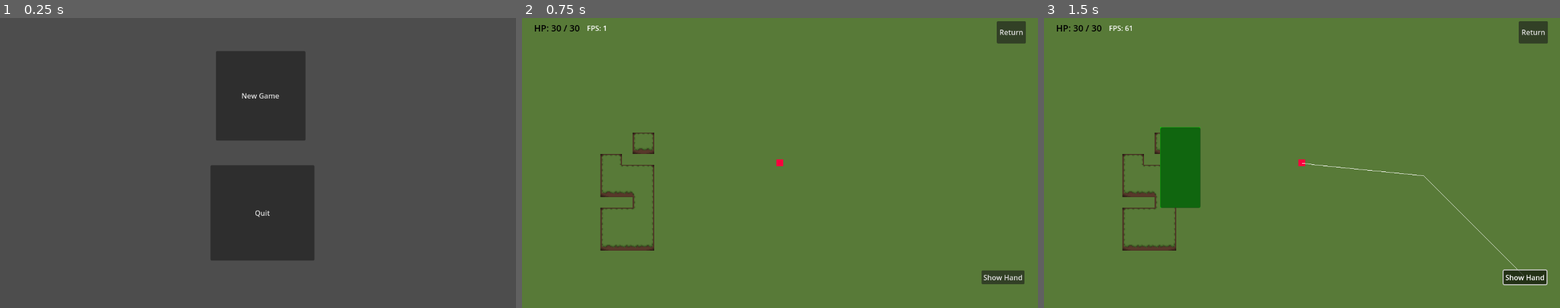
Above: before the commit, frames 1-3 (left to right).
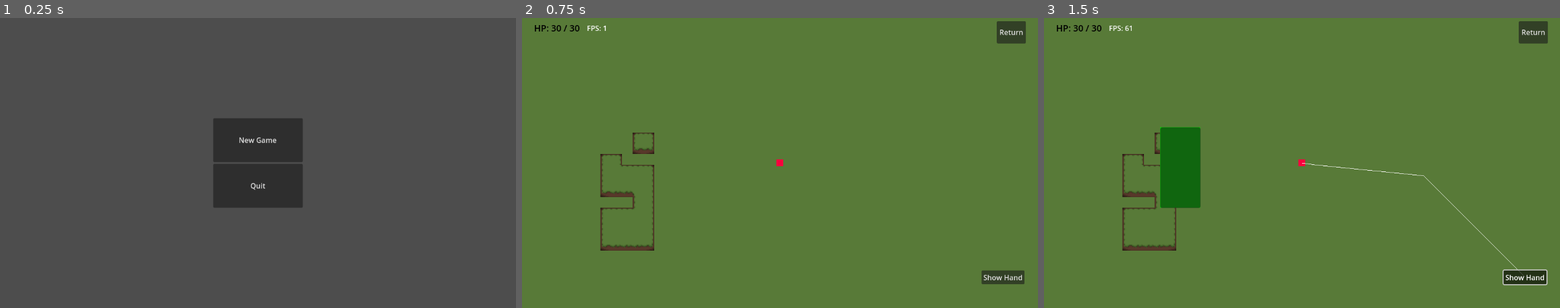
Above: after the commit, the same moments.

Repository: ftschirpke/wizards-and-warriors
Game: Godot game, scene res://scenes/menus/main_menu.tscn
Same seed, same stepped clock (60 frames per second), same inputs: the game is played once before the commit and once after it.
Inputs:
- Up to frame 1 (0.25 s): no input
- Up to frame 2 (0.75 s): click "New Game" at 0.5 s
- Up to frame 3 (1.5 s): click "Show Hand" at 1.25 s

The runs differ from the first frame. In frame 1, 9.3% of the frame differs, in the area x 40-61%, y 11-84%; in frame 2, nothing differs; in frame 3, nothing differs.

Commit message:
refactor: gdformat formatting

Diff:
--- /dev/null
+++ b/assets/main_menu_theme.tres
@@ -0,0 +1,3 @@
+[gd_resource type="Theme" format=3 uid="uid://7mlqn3uyekwk"]
+
+[resource]
--- /dev/null
+++ b/assets/main_theme.tres
@@ -0,0 +1,3 @@
+[gd_resource type="Theme" format=3 uid="uid://btp8qjf63v84o"]
+
+[resource]
--- a/game_elements/cards/Green_card.gd
+++ b/game_elements/cards/Green_card.gd
@@ -3,7 +3,7 @@
 
 # Called when the node enters the scene tree for the first time.
 func _ready():
-	pass # Replace with function body.
+	pass  # Replace with function body.
 
 
 # Called every frame. 'delta' is the elapsed time since the previous frame.
--- a/game_elements/cards/card.gd
+++ b/game_elements/cards/card.gd
@@ -13,6 +13,7 @@
 @export var card_size: Vector2
 @export var card_attribute: int
 
+
 func _ready() -> void:
 	self.position = card_location
 	card_location_origin = card_location
@@ -20,14 +21,17 @@
 	card_button.size = card_size
 	color_rect.size = card_size
 
+
 func _physics_process(_delta) -> void:
-	if(dragged):
+	if dragged:
 		self.position = get_global_mouse_position()
 	else:
-		self.position  = card_location_origin
+		self.position = card_location_origin
+
 
 func _on_card_button_button_down() -> void:
 	dragged = true
 
+
 func _on_card_button_button_up() -> void:
 	dragged = false
--- a/game_elements/cards/card_attack.gd
+++ b/game_elements/cards/card_attack.gd
@@ -1,15 +1,13 @@
 extends Node2D
 
 
-func playcard(character:CharacterBody2D) -> void:
+func playcard(character: CharacterBody2D) -> void:
 	pass
-
-
 
 
 # Called when the node enters the scene tree for the first time.
 func _ready():
-	pass # Replace with function body.
+	pass  # Replace with function body.
 
 
 # Called every frame. 'delta' is the elapsed time since the previous frame.
--- a/game_elements/cards/color_card.gd
+++ b/game_elements/cards/color_card.gd
@@ -2,19 +2,19 @@
 
 class_name newcard
 
-var spawn_loc:Vector2
-var hex_color:int
+var spawn_loc: Vector2
+var hex_color: int
 
 
-func _init(spawn_loc=Vector2(0,0), hex_color = 004800)->void:
-	var color =  Color.hex(hex_color)
+func _init(spawn_loc = Vector2(0, 0), hex_color = 004800) -> void:
+	var color = Color.hex(hex_color)
 	set_modulate(color)
 	position = spawn_loc
 
 
 # Called when the node enters the scene tree for the first time.
 func _ready():
-	pass # Replace with function body.
+	pass  # Replace with function body.
 
 
 # Called every frame. 'delta' is the elapsed time since the previous frame.
--- a/game_elements/cards/deck.gd
+++ b/game_elements/cards/deck.gd
@@ -2,5 +2,6 @@
 
 var deck: Array = []
 
+
 func _ready():
 	deck.append(5)
--- a/game_elements/characters/Player.gd
+++ b/game_elements/characters/Player.gd
@@ -4,29 +4,30 @@
 @onready var nav_agent := $NavigationAgent2D as NavigationAgent2D
 @onready var timer := $Timer as Timer
 
-const SPEED:float = 100.0
-const CHAR_SPEED:int = 10
+const SPEED: float = 100.0
+const CHAR_SPEED: int = 10
 const HP_MAX: int = 30
 
-var target_loc: = Vector2(0,0)
-var current_loc:Vector2
+var target_loc := Vector2(0, 0)
+var current_loc: Vector2
 
-var vel:float
-var move:bool = false
+var vel: float
+var move: bool = false
 
-var char_speedtemp:int
-var hp_current:int = HP_MAX
+var char_speedtemp: int
+var hp_current: int = HP_MAX
+
 
 func _physics_process(delta: float) -> void:
 	var dir = to_local(nav_agent.get_next_path_position()).normalized()
 	velocity = dir * SPEED * delta * 50
-	if( (position - target_loc).length() <= (velocity*delta).length()  and move):
+	if (position - target_loc).length() <= (velocity * delta).length() and move:
 		move = false
 		position = target_loc
-	elif(char_speedtemp == 0):
+	elif char_speedtemp == 0:
 		move = false
 
-	if(move):
+	if move:
 		move_and_slide()
 
 
@@ -34,8 +35,8 @@
 	nav_agent.target_position = target_loc
 	move = false
 
+
 func _input(event):
-
 	if event is InputEventMouseButton:
 		if event.button_index == MOUSE_BUTTON_LEFT and event.pressed:
 			target_loc = get_global_mouse_position()
@@ -48,10 +49,10 @@
 
 
 func _on_timer_timeout():
-	if(move):
-		char_speedtemp = char_speedtemp -1
+	if move:
+		char_speedtemp = char_speedtemp - 1
 		print(char_speedtemp)
-		if(char_speedtemp == 0):
+		if char_speedtemp == 0:
 			timer.stop()
 
 
--- a/scenes/levels/prototype_level.gd
+++ b/scenes/levels/prototype_level.gd
@@ -1,11 +1,12 @@
 extends Node2D
-var playing_card_scene: = preload("res://game_elements/cards/playing_card.tscn")
+var playing_card_scene := preload("res://game_elements/cards/playing_card.tscn")
+
 
 func _on_button_pressed():
-    get_tree().change_scene_to_file("res://scenes/menus/main_menu.tscn")
+	get_tree().change_scene_to_file("res://scenes/menus/main_menu.tscn")
 
 
 func _on_show_cards_toggled(button_pressed):
-    if(button_pressed):
-        var new_card: playing_card = playing_card_scene.instantiate() as playing_card
-        add_child(new_card)
+	if button_pressed:
+		var new_card: playing_card = playing_card_scene.instantiate() as playing_card
+		add_child(new_card)
--- a/scenes/menus/main_menu.gd
+++ b/scenes/menus/main_menu.gd
@@ -1,7 +1 @@
-extends Node2D
-
-func _on_button_exit_pressed():
-	get_tree().quit()
-
-func _on_button_start_pressed():
-	get_tree().change_scene_to_file("res://scenes/levels/prototype_level.tscn")
+extends MarginContainer
--- a/scenes/menus/main_menu.tscn
+++ b/scenes/menus/main_menu.tscn
@@ -1,23 +1,35 @@
-[gd_scene load_steps=2 format=3 uid="uid://cjqqbatadariy"]
+[gd_scene load_steps=5 format=3 uid="uid://cjqqbatadariy"]
 
-[ext_resource type="Script" path="res://scenes/menus/main_menu.gd" id="1_c2iqd"]
+[ext_resource type="Theme" uid="uid://btp8qjf63v84o" path="res://assets/main_theme.tres" id="1_3txcl"]
+[ext_resource type="PackedScene" uid="uid://cgiy7wi5v62b" path="res://ui_elements/buttons/scene_transition_button.tscn" id="3_vqpee"]
+[ext_resource type="PackedScene" uid="uid://co6m41wl2bq2l" path="res://scenes/levels/prototype_level.tscn" id="4_cu50h"]
+[ext_resource type="PackedScene" uid="uid://dk251vjujpgje" path="res://ui_elements/buttons/quit_button.tscn" id="5_awvpw"]
 
-[node name="Main" type="Node2D"]
-script = ExtResource("1_c2iqd")
+[node name="MainMenu" type="MarginContainer"]
+anchors_preset = 15
+anchor_right = 1.0
+anchor_bottom = 1.0
+grow_horizontal = 2
+grow_vertical = 2
+theme = ExtResource("1_3txcl")
+theme_override_constants/margin_left = 100
+theme_override_constants/margin_top = 100
+theme_override_constants/margin_right = 100
+theme_override_constants/margin_bottom = 100
+metadata/_edit_use_anchors_ = true
 
-[node name="Button_start" type="Button" parent="."]
-offset_left = 482.0
-offset_top = 74.0
-offset_right = 682.0
-offset_bottom = 274.0
+[node name="MenuButtons" type="VBoxContainer" parent="."]
+custom_minimum_size = Vector2(200, 200)
+layout_mode = 2
+size_flags_horizontal = 4
+size_flags_vertical = 4
+alignment = 1
+
+[node name="StartButton" parent="MenuButtons" instance=ExtResource("3_vqpee")]
+layout_mode = 2
 text = "New Game"
+scene = ExtResource("4_cu50h")
 
-[node name="Button_exit" type="Button" parent="."]
-offset_left = 470.0
-offset_top = 329.0
-offset_right = 702.0
-offset_bottom = 542.0
+[node name="QuitButton" parent="MenuButtons" instance=ExtResource("5_awvpw")]
+layout_mode = 2
 text = "Quit"
-
-[connection signal="pressed" from="Button_start" to="." method="_on_button_start_pressed"]
-[connection signal="pressed" from="Button_exit" to="." method="_on_button_exit_pressed"]
--- /dev/null
+++ b/ui_elements/buttons/quit_button.gd
@@ -0,0 +1,5 @@
+extends Button
+
+
+func _on_pressed() -> void:
+	get_tree().quit()
--- /dev/null
+++ b/ui_elements/buttons/quit_button.tscn
@@ -0,0 +1,10 @@
+[gd_scene load_steps=2 format=3 uid="uid://dk251vjujpgje"]
+
+[ext_resource type="Script" path="res://ui_elements/buttons/quit_button.gd" id="1_fsv8h"]
+
+[node name="quit_button" type="Button"]
+size_flags_horizontal = 3
+size_flags_vertical = 3
+script = ExtResource("1_fsv8h")
+
+[connection signal="pressed" from="." to="." method="_on_pressed"]
--- /dev/null
+++ b/ui_elements/buttons/scene_transition_button.gd
@@ -0,0 +1,7 @@
+extends Button
+
+@export var scene: PackedScene
+
+
+func _on_pressed() -> void:
+	get_tree().change_scene_to_packed(scene)
--- /dev/null
+++ b/ui_elements/buttons/scene_transition_button.tscn
@@ -0,0 +1,12 @@
+[gd_scene load_steps=2 format=3 uid="uid://cgiy7wi5v62b"]
+
+[ext_resource type="Script" path="res://ui_elements/buttons/scene_transition_button.gd" id="1_k346d"]
+
+[node name="scene_transition_button" type="Button"]
+offset_right = 8.0
+offset_bottom = 8.0
+size_flags_horizontal = 3
+size_flags_vertical = 3
+script = ExtResource("1_k346d")
+
+[connection signal="pressed" from="." to="." method="_on_pressed"]
--- a/ui_elements/fps_label.gd
+++ b/ui_elements/fps_label.gd
@@ -1,4 +1,5 @@
 extends Label
+
 
 func _process(_delta):
 	text = "FPS: " + str(Performance.get_monitor(Performance.TIME_FPS))
--- a/ui_elements/hp_label.gd
+++ b/ui_elements/hp_label.gd
@@ -1,4 +1,5 @@
 extends Label
 
+
 func _process(_delta):
-	text = "HP: " + str(get_node("../../Player").HP_MAX) + " / " + str(get_node("../../Player").hp_current)
+	text = ("HP: " + str(get_node("../../Player").HP_MAX) + " / " + str(get_node("../../Player").hp_current))
